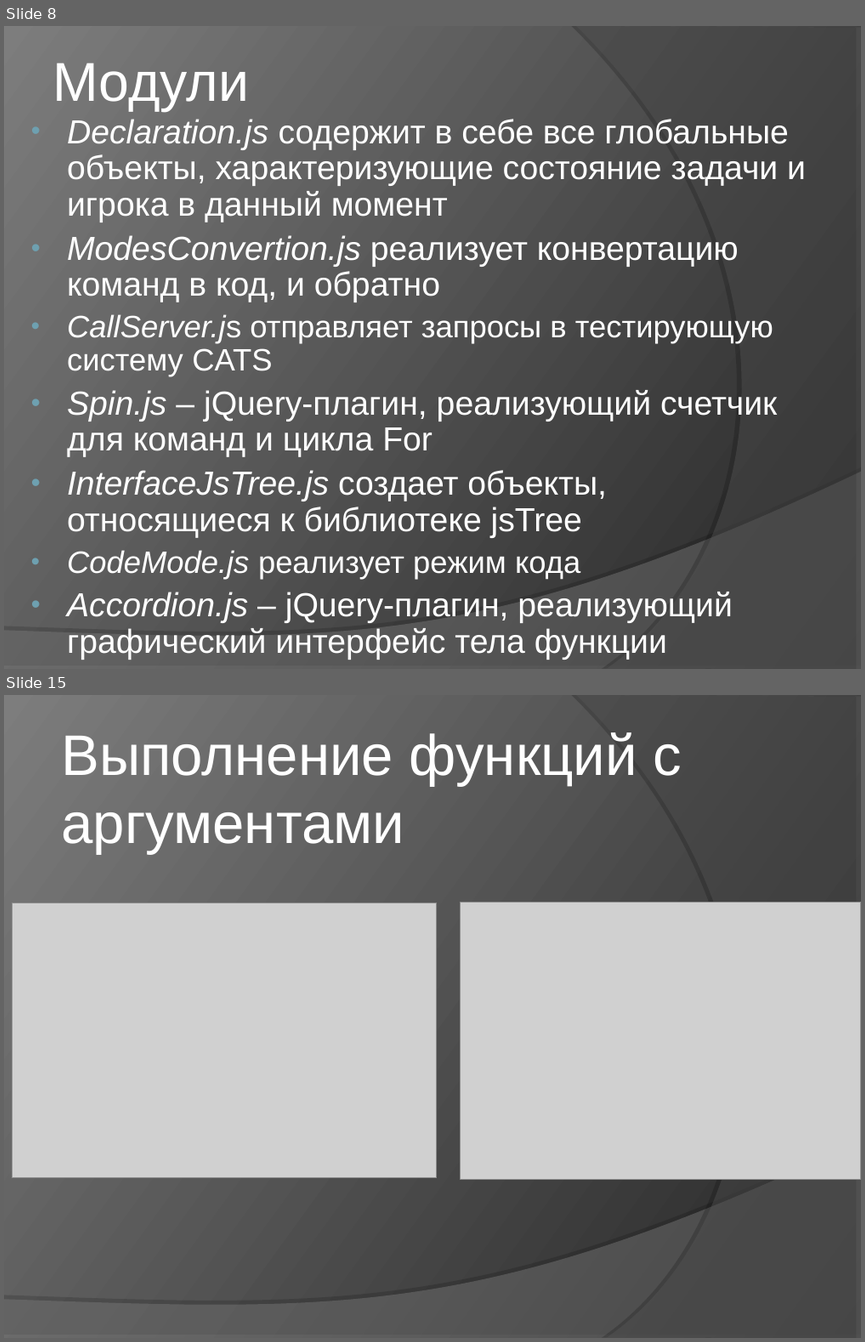
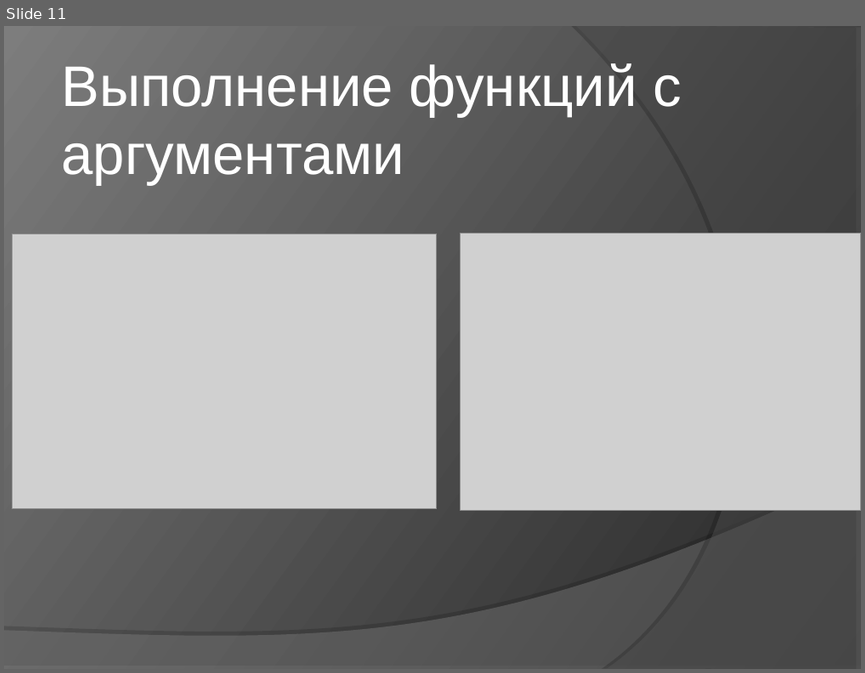
Before and after one commit to klenin/cats-junior, a slide deck: C8503A_Vasilyeva_presentation.ppt. Shown one above the other, each under a label of ours: slides 8 and 15 before the commit, slide 11 after it; the slides between them are not shown. The pictures are 865x1342 and 865x673 pixels, drawn with LibreOffice and Linux fonts; fonts in the diff are those of the drawing; grey boxes stand for pictures. Boxes give left, top, right and bottom in pixels: in the first picture for what was removed or moved away, otherwise in the second. Text is boxed around its words. In the diff, an @@ line names an element or a change of style, - is before the commit and + after.

```diff
--- a/C8503A_Vasilyeva_presentation.ppt
+++ b/C8503A_Vasilyeva_presentation.ppt
@@ slide 8 removed at (x1=4, y1=26, x2=861, y2=669), background gradient #242424 to #7D7D7D; not listed: 2 template elements that a slide beside it also shows @@
@@ title removed at (x1=53, y1=63, x2=249, y2=111) @@
-Модули
@@ text removed at (x1=67, y1=119, x2=806, y2=659) @@
-• Declaration.js содержит в себе все глобальные объекты, характеризующие состояние задачи и игрока в данный момент
-• ModesConvertion.js реализует конвертацию команд в код, и обратно
-• CallServer.js отправляет запросы в тестирующую систему CATS
-• Spin.js – jQuery-плагин, реализующий счетчик для команд и цикла For
-• InterfaceJsTree.js создает объекты, относящиеся к библиотеке jsTree
-• CodeMode.js реализует режим кода
-• Accordion.js – jQuery-плагин, реализующий графический интерфейс тела функции
@@ what was slide 15 is now slide 11 @@
```
Also in this commit, not shown: 9 slides changed, 3 other slides removed, 1 other file.
